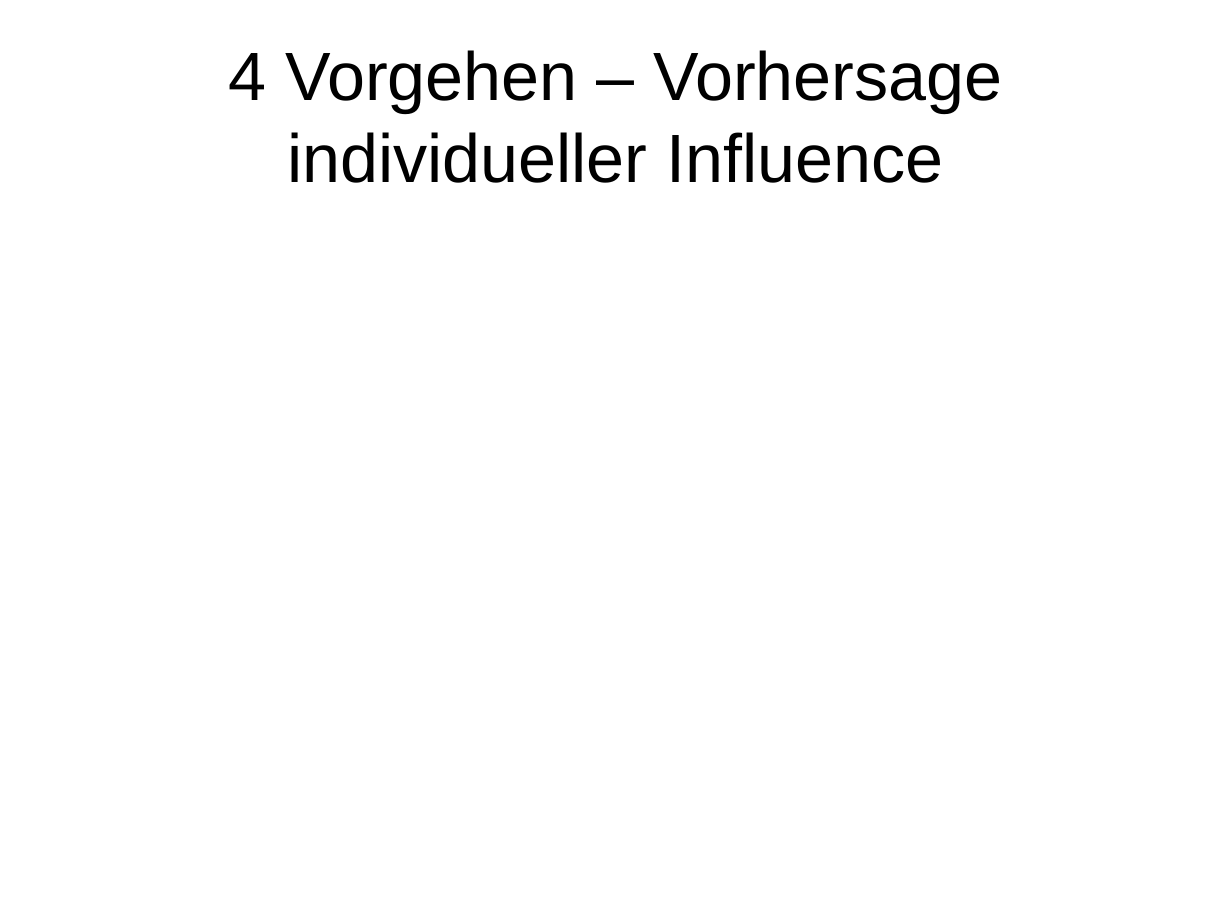
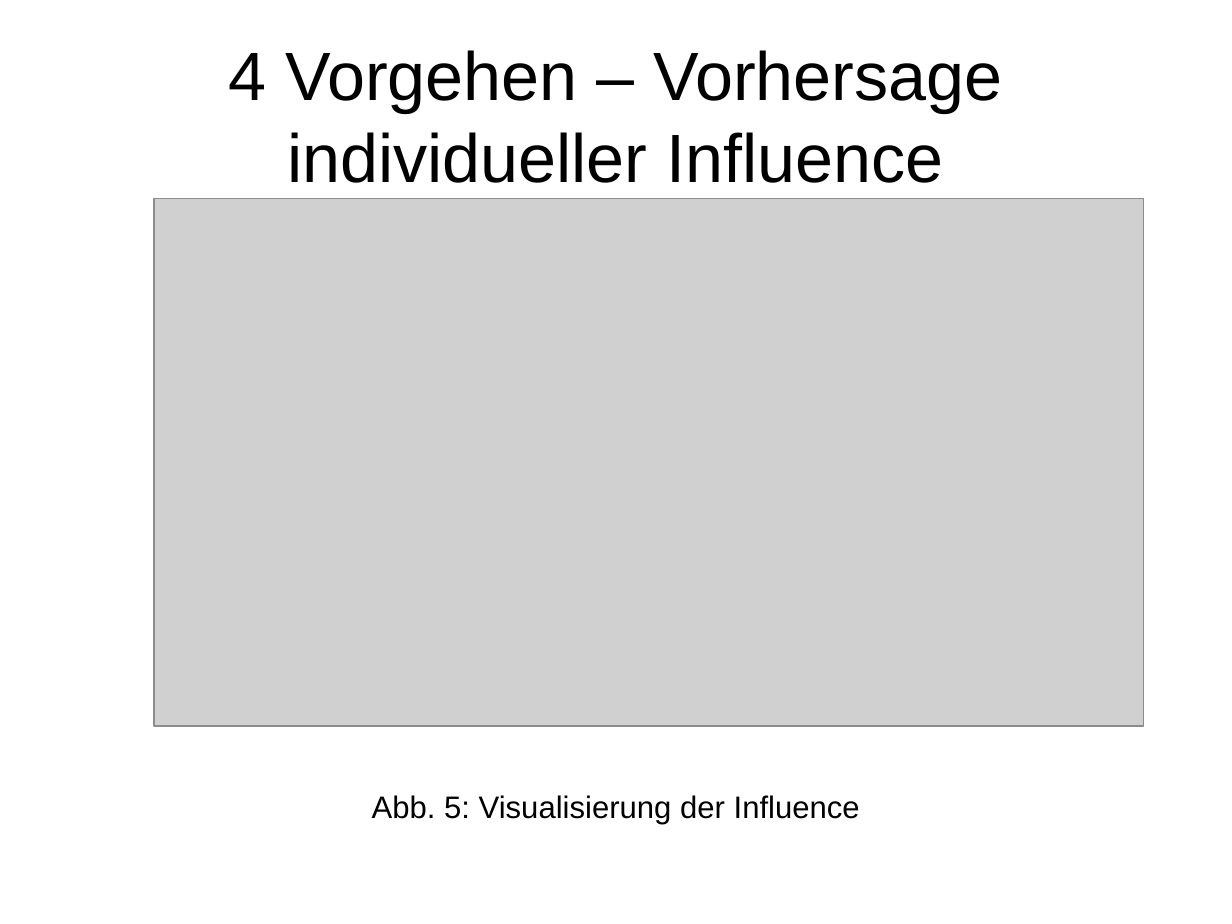
Before and after one commit to EKupfer/hello-world, a slide deck: slide 13 of CompAdv Vortrag.odp (slide 8 before the commit). Drawn at 1232x924 pixels with LibreOffice and Linux fonts; fonts in the diff are those of the drawing; grey boxes stand for pictures. Boxes give left, top, right and bottom in pixels: in the first picture for what was removed or moved away, otherwise in the second. Text is boxed around its words. In the diff, an @@ line names an element or a change of style, - is before the commit and + after.

```diff
--- a/CompAdv Vortrag.odp
+++ b/CompAdv Vortrag.odp
@@ picture added at (154,199,1145,727) @@
@@ text added at (372,795,860,825), 20 pt, text #000000 @@
+Abb. 5: Visualisierung der Influence
```
Also in this commit, not shown: 4 other slides changed, 11 slides added, 3 slides removed.
